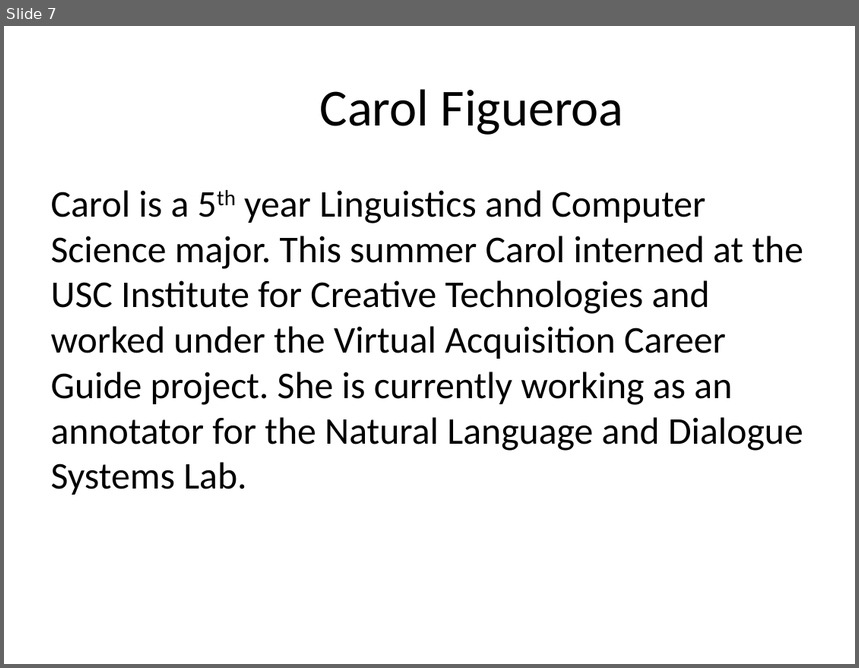
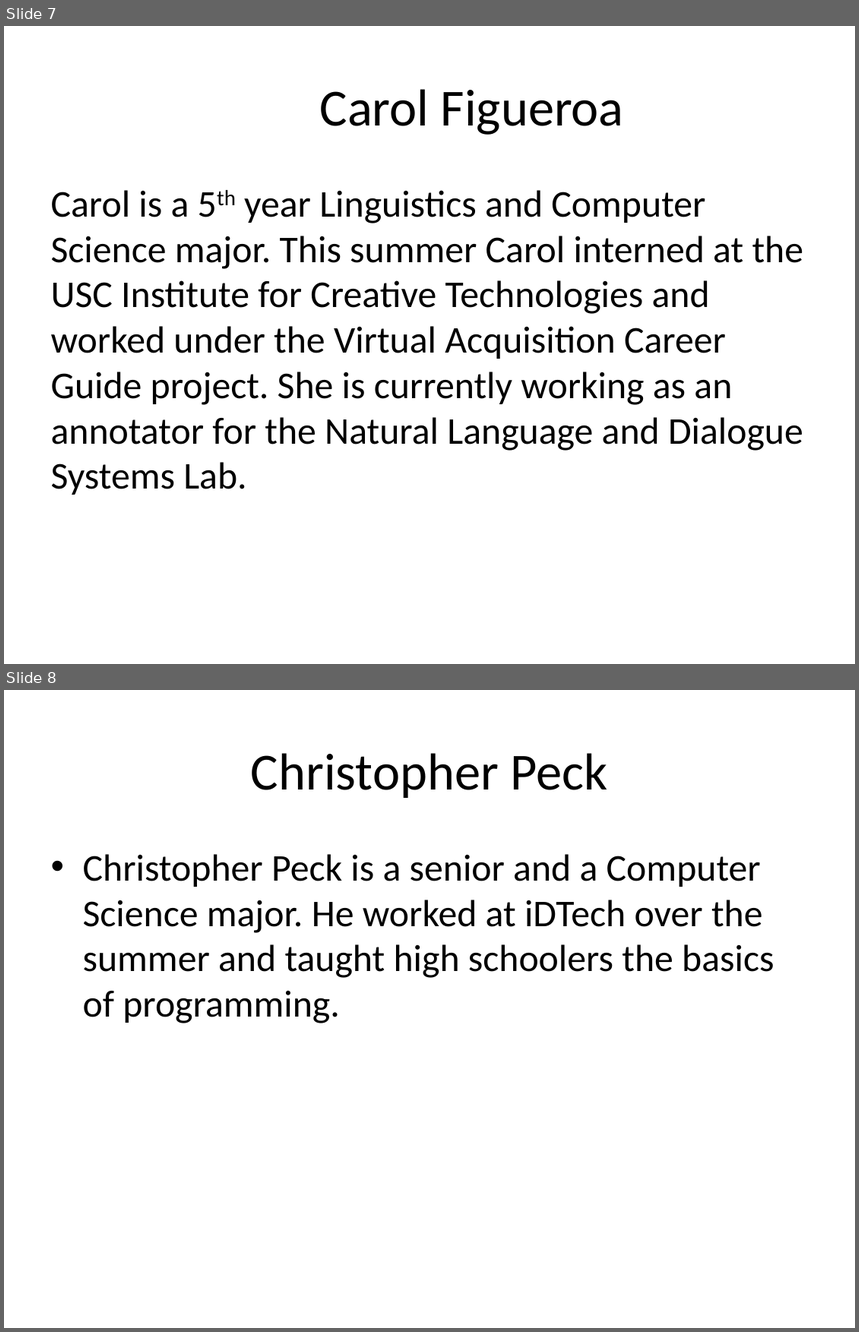
Before and after one commit to aljyu/CMPS-115, a slide deck: DRAFT-InitialPresentation.pptx. Shown one above the other, each under a label of ours: slide 7 before the commit, slides 7 and 8 after it. The pictures are 859x668 and 859x1332 pixels, drawn with LibreOffice and Linux fonts; fonts in the diff are those of the drawing. Boxes give left, top, right and bottom in pixels: in the first picture for what was removed or moved away, otherwise in the second. Text is boxed around its words. In the diff, an @@ line names an element or a change of style, - is before the commit and + after.

Commit message:
Christopher's slide added

```diff
--- a/DRAFT-InitialPresentation.pptx
+++ b/DRAFT-InitialPresentation.pptx
@@ slide 8 added at (x1=4, y1=690, x2=855, y2=1328), background #FFFFFF @@
@@ title added at (x1=251, y1=753, x2=607, y2=798), 44 pt, text #000000 @@
+Christopher Peck
@@ text added at (x1=83, y1=854, x2=774, y2=1024), 32 pt, text #000000 @@
+• Christopher Peck is a senior and a Computer Science major. He worked at iDTech over the summer and taught high schoolers the basics of programming.
```
